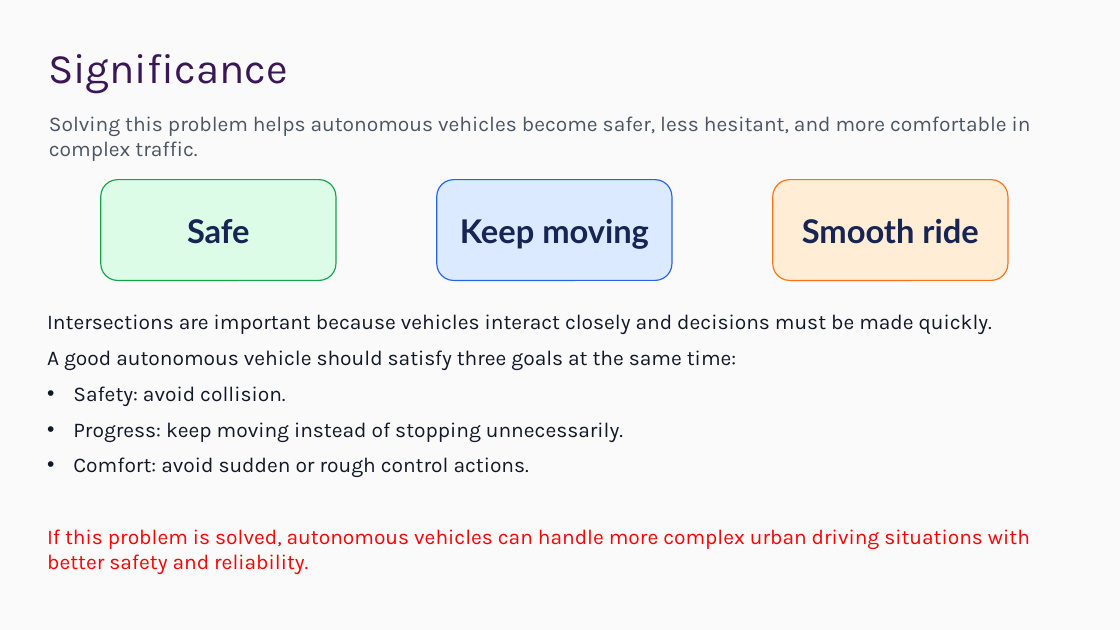
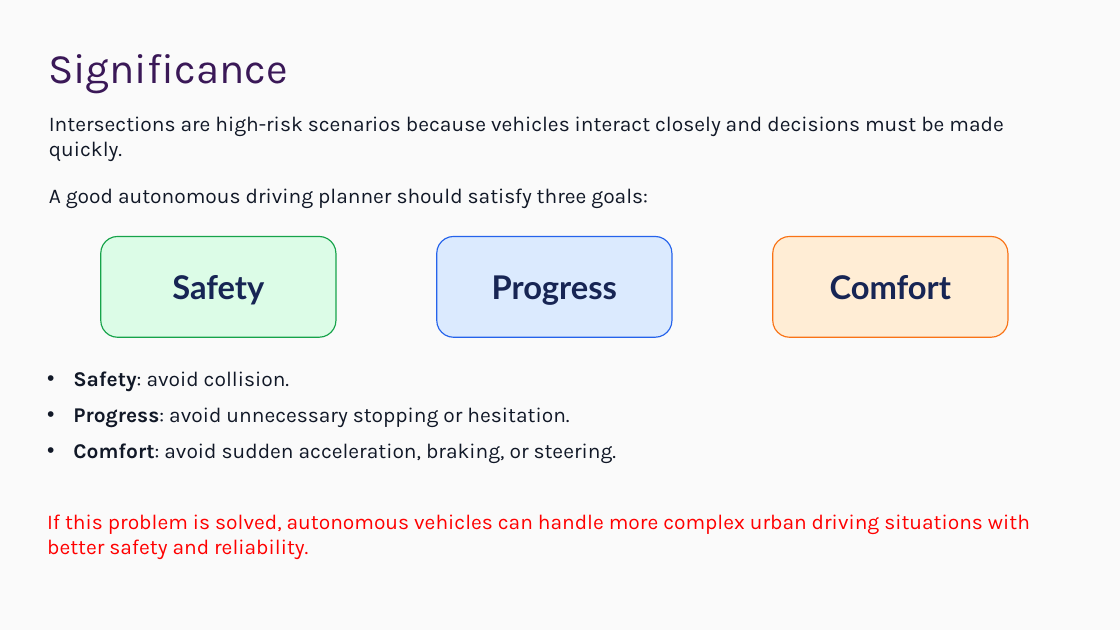
Before and after one commit to ChrisXiejq/Research-Project-IMLS, a slide deck: slide 5 of docs/presentation/25027138 - Presentation.pptx (slide 4 before the commit). Drawn at 1120x630 pixels with LibreOffice and Linux fonts; fonts in the diff are those of the drawing; background and template pictures are left out. Boxes give left, top, right and bottom in pixels: in the first picture for what was removed or moved away, otherwise in the second. Text is boxed around its words. In the diff, an @@ line names an element or a change of style, - is before the commit and + after.

```diff
--- a/docs/presentation/25027138 - Presentation.pptx
+++ b/docs/presentation/25027138 - Presentation.pptx
@@ text at box(49, 116, 1003, 208): text changed; text colour #4B5563 to #111827 @@
-Solving this problem helps autonomous vehicles become safer, less hesitant, and more comfortable in complex traffic.
+Intersections are high-risk scenarios because vehicles interact closely and decisions must be made quickly.
+A good autonomous driving planner should satisfy three goals:
@@ rounded rectangle removed at box(101, 180, 336, 281) @@
-Safe
@@ rounded rectangle removed at box(437, 180, 672, 281) @@
-Keep moving
@@ rounded rectangle removed at box(773, 180, 1008, 281) @@
-Smooth ride
@@ rounded rectangle added at box(101, 237, 336, 338), fill #DCFCE7, outline #16A34A 1 pt, 28 pt, text #172554, bold @@
+Safety
@@ rounded rectangle added at box(437, 237, 672, 338), fill #DBEAFE, outline #2563EB 1 pt, 28 pt, text #172554, bold @@
+Progress
@@ rounded rectangle added at box(773, 237, 1008, 338), fill #FFEDD5, outline #F97316 1 pt, 28 pt, text #172554, bold @@
+Comfort
@@ text at box(47, 314, 992, 370): paragraphs removed @@
-Intersections are important because vehicles interact closely and decisions must be made quickly.
-A good autonomous vehicle should satisfy three goals at the same time:
@@ text "Safety: avoid collision.": place and size @@
-text "Safety: avoid collision." at box(47, 314, 1030, 574)
+text "Safety: avoid collision." at box(47, 371, 1030, 559)
@@ text at box(73, 371, 289, 392): bold on in "Safety:" @@
@@ text at box(73, 407, 617, 463): text changed @@
-• Progress: keep moving instead of stopping unnecessarily.
-• Comfort: avoid sudden or rough control actions.
+• Progress: avoid unnecessary stopping or hesitation.
+• Comfort: avoid sudden acceleration, braking, or steering.
```
Also in this commit, not shown: 5 other slides changed, 3 slides added, 2 slides removed, 2 other files.
